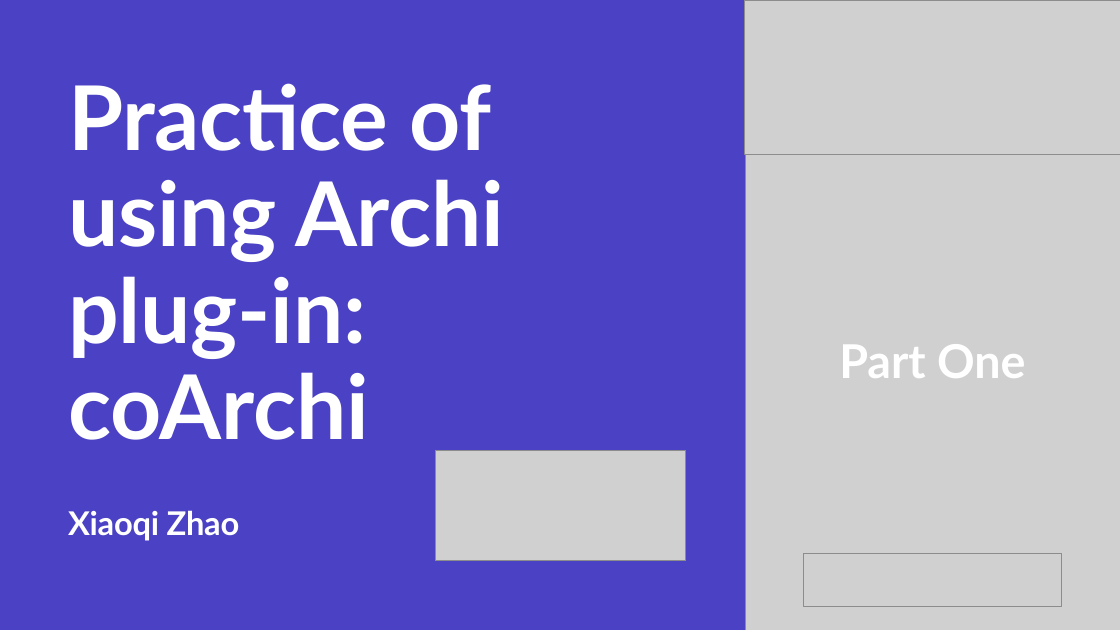
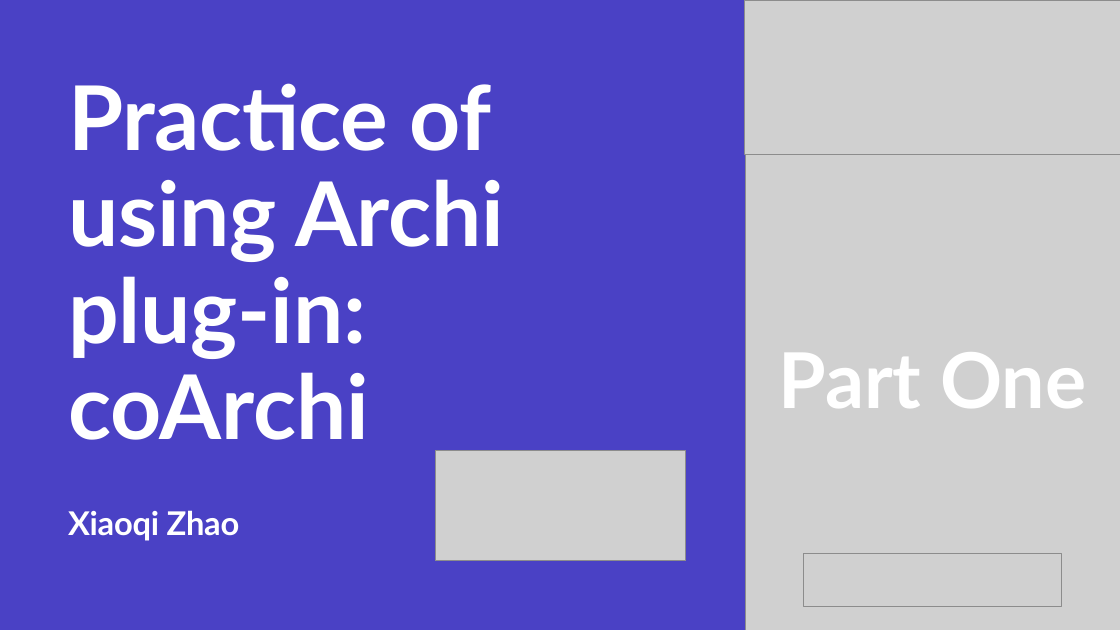
Before and after one commit to yasenstar/EA, a slide deck: slide 1 of architool/Using-coArchi.pptx. Drawn at 1120x630 pixels with LibreOffice and Linux fonts; fonts in the diff are those of the drawing; grey boxes stand for pictures. Boxes give left, top, right and bottom in pixels: in the first picture for what was removed or moved away, otherwise in the second. Text is boxed around its words. In the diff, an @@ line names an element or a change of style, - is before the commit and + after.

Commit message:
add using coArchi

```diff
--- a/architool/Using-coArchi.pptx
+++ b/architool/Using-coArchi.pptx
@@ text "Part One": place and size @@
-text "Part One" at <box>839,344,1025,378</box>
+text "Part One" at <box>779,352,1086,408</box>
@@ text "Part One" at <box>779,352,1086,408</box>: size 40 to 66 pt @@
```
Also in this commit, not shown: 2 other slides changed, 2 other files.
